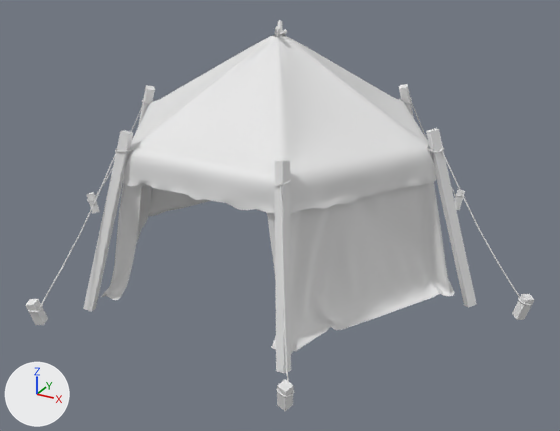
A saved change to the FBX model Assets/_Root/Models/EvilYurt/EvilYurt.fbx.
Camera for both pictures: a camera (50 mm lens) standing at (5.9, -10.68, 6.03) and looking at (0.23, -0.38, 0.88). The axes (+X, +Y, +Z) are drawn at lower left. The lights are the same throughout. The picture after the commit comes second. Where no turn or scale is listed for an object, it has been applied to the vertices. Vertices at exactly the same position are counted once.

In view in the first picture: 'YurtRoof', 'YurtSides', 'YurtSupports', 'YurtSupports.001', 'YurtSupports.002'.
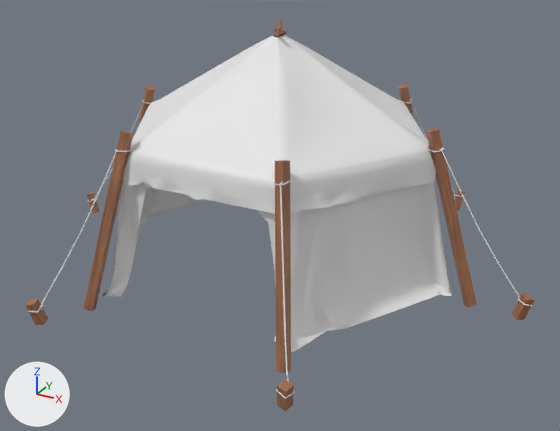
Not visible in the pictures: 'YurtSupportsHexa'.

What differs and where, as boxes [x1, y1, x2, y2] in the pictures (560 x 431 px):
'YurtRoof', reshaped: before [123, 35, 436, 215]; after [123, 35, 436, 214]
'YurtSides', reshaped: before [101, 146, 454, 354]; after [103, 147, 451, 352]
'YurtSupports', surface changed: [25, 84, 534, 411] in both
'YurtSupports.002', reshaped: before [28, 97, 532, 398]; after [27, 98, 532, 399]
'YurtSupports.001', deleted: before [273, 20, 287, 37]
part 1 of me_yurtsupports, added: after [273, 20, 287, 37]
part 2 of me_yurtsupports, surface changed: [25, 84, 534, 411] in both

The change in detail:
Picture 'WoodenStuff_BaseColor.png' (img_woodenstuff_basecolor_png) is new.
In material 'TentWood' (mat_tentwood), base_color is no longer (0.8, 0.8, 0.8), white #e7e7e7.
In material 'TentWood' (mat_tentwood), texture is now set to img_woodenstuff_basecolor_png.
me_cylinder_002 is used by ob_yurtroof; location (0.0, 0.0, 0.0).
me_cylinder_002 had 13948 vertices, 13599 faces and spanned x -2.76..2.79, y -2.4..2.44, z 1.81..3.73.
me_cylinder_002 now has 634 vertices, 1107 faces and spans x -2.74..2.76, y -2.39..2.42, z 1.82..3.73.
me_cylinder_002 part 3: 13 vertices moved within x -1.7..1.65, y -2.22..2.36, z 1.88..3.73; 13835 vertices removed from x -2.76..2.79, y -2.4..2.44, z 1.81..3.73; 521 vertices added at x -2.74..2.76, y -2.39..2.42, z 1.82..3.71.
me_yurtsupports is used by ob_yurtsupports; location (0.0, 0.0, 0.0).
me_yurtsupports had 96 vertices, 96 faces and spanned x -4.35..4.35, y -3.77..3.77, z -0.15..2.62.
me_yurtsupports now has 192 vertices, 192 faces and spans x -4.35..4.35, y -3.77..3.77, z -0.15..3.95.
me_yurtsupports part 1: 48 vertices added at x -2.53..2.53, y -2.19..2.2, z 2.14..3.95.
me_yurtsupports part 2: 96 kept faces spanning x -4.35..4.35, y -3.77..3.77, z -0.15..2.62 get new texture (UV) coordinates.
Other edits to the shape of me_yurtsupports do not show in these pictures.
me_mesh_005 is used by ob_yurtsupports_002; location (0.0, 0.0, 0.0).
me_mesh_005 had 4578 vertices, 4464 faces and spanned x -4.33..4.33, y -3.76..3.76, z 0.09..2.37.
me_mesh_005 now has 2814 vertices, 2868 faces and spans x -4.34..4.34, y -3.76..3.76, z 0.09..2.37.
me_mesh_005 part 4: 499 vertices moved from x -4.32..4.32, y -3.74..3.74, z 0.09..2.37 to x -4.34..4.34, y -3.76..3.76, z 0.09..2.37; 2403 vertices removed from x -4.33..4.33, y -3.76..3.76, z 0.09..2.37; 639 vertices added at x -4.34..4.34, y -3.76..3.76, z 0.09..2.37.
me_mesh_006 is used by ob_yurtsides; location (0.0, 0.0, 0.0).
me_mesh_006 had 45404 vertices, 44784 faces and spanned x -3.17..3.15, y -2.79..2.71, z -0.03..2.32.
me_mesh_006 now has 785 vertices, 1489 faces and spans x -3.14..3.13, y -2.77..2.71, z 0.0..2.32.
me_mesh_006 part 5: 21 vertices moved within x -2.8..2.5, y -2.38..2.67, z 0.0..2.31; 45317 vertices removed from x -3.17..3.15, y -2.79..2.71, z -0.03..2.32; 698 vertices added at x -3.14..3.13, y -2.77..2.71, z 0.0..2.32.
Object 'YurtSupportsHexa' (ob_yurtsupportshexa) is deleted.
Object 'YurtSupports.001' (ob_yurtsupports_001) is deleted.
